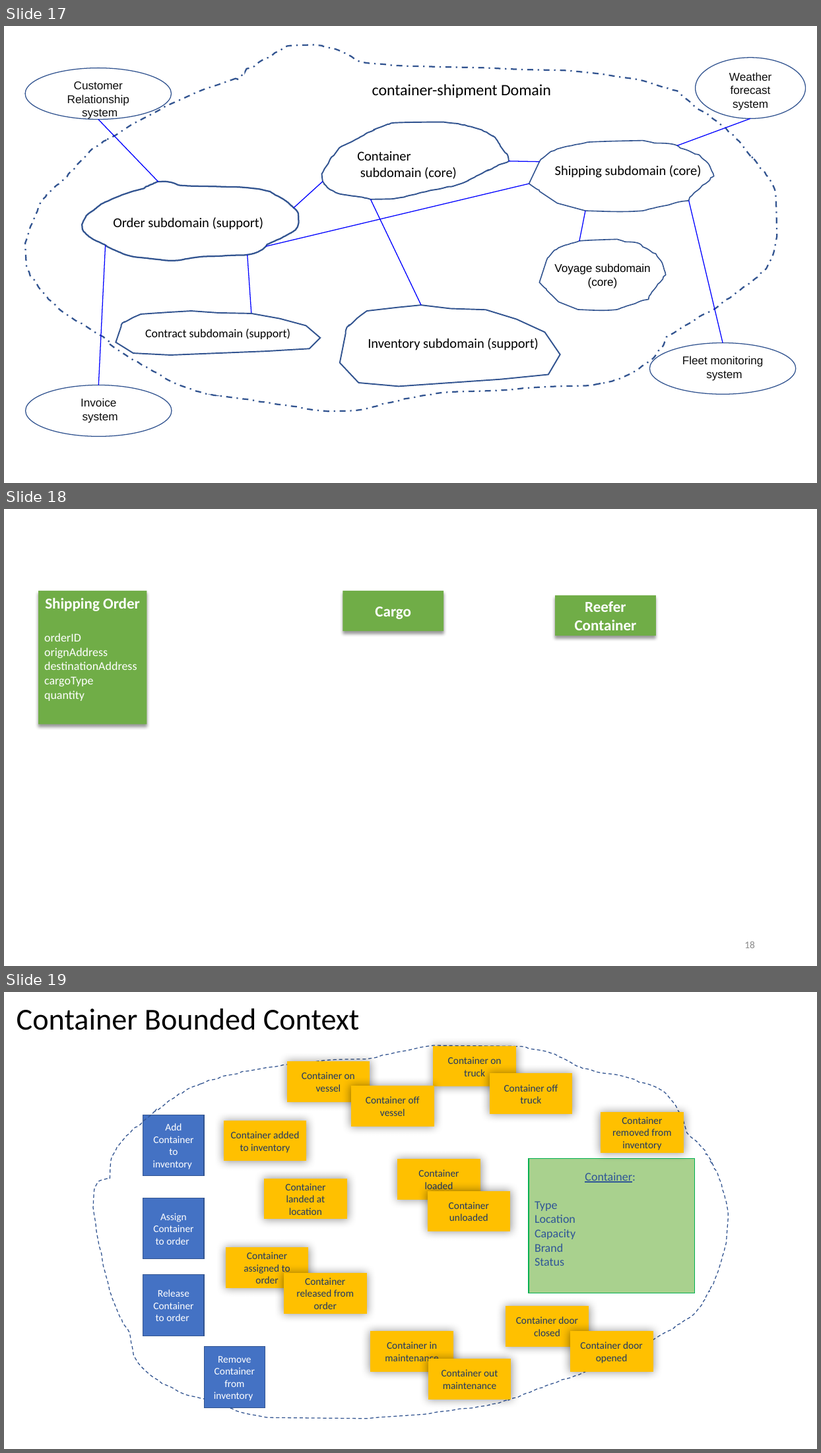
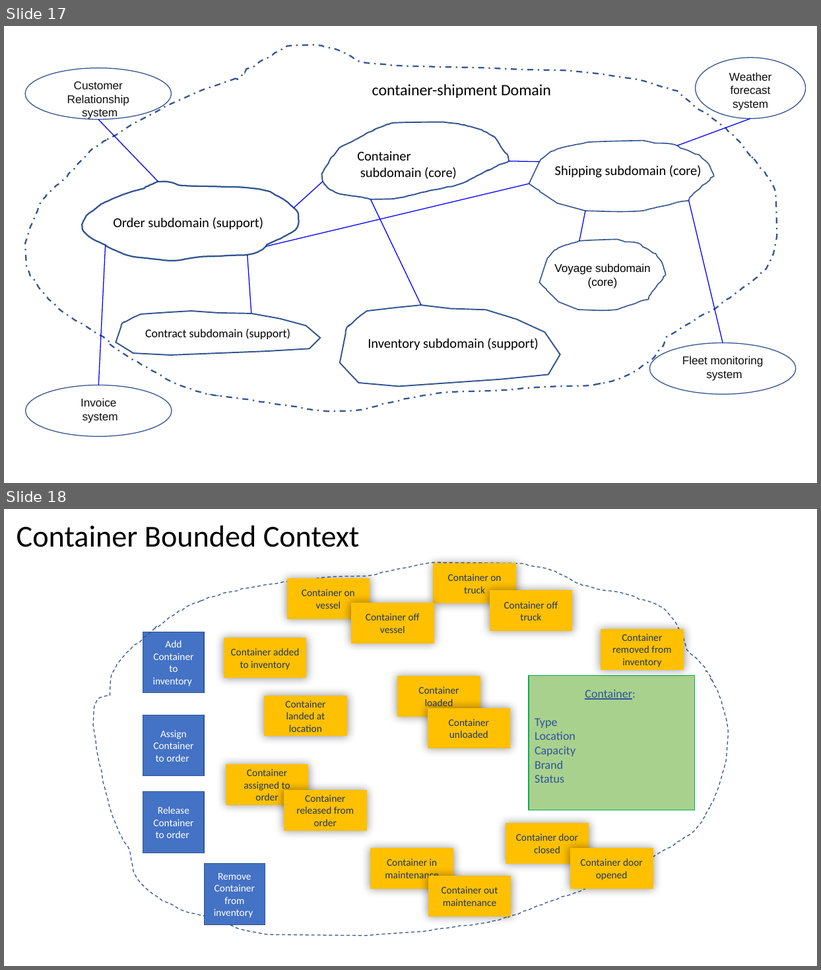
Before and after one commit to ibm-cloud-architecture/refarch-kc, a slide deck: analysis/kc-eventstorming.pptx. Shown one above the other, each under a label of ours: slides 17, 18 and 19 before the commit, slides 17 and 18 after it. The pictures are 821x1453 and 821x970 pixels, drawn with LibreOffice and Linux fonts; fonts in the diff are those of the drawing. Boxes give left, top, right and bottom in pixels: in the first picture for what was removed or moved away, otherwise in the second. Text is boxed around its words. In the diff, an @@ line names an element or a change of style, - is before the commit and + after.

```diff
--- a/analysis/kc-eventstorming.pptx
+++ b/analysis/kc-eventstorming.pptx
@@ slide 18 removed at [4,509,817,966], background #FFFFFF @@
@@ rectangle removed at [38,591,147,724] @@
-Shipping Order
-orderID
-orignAddress
-destinationAddress
-cargoType
-quantity
@@ rectangle removed at [343,591,444,631] @@
-Cargo
@@ rectangle removed at [556,595,656,636] @@
-Reefer Container
@@ page number removed at [745,941,755,949] @@
-18
@@ what was slide 19 is now slide 18 @@
```
Also in this commit, not shown: 26 other files.
